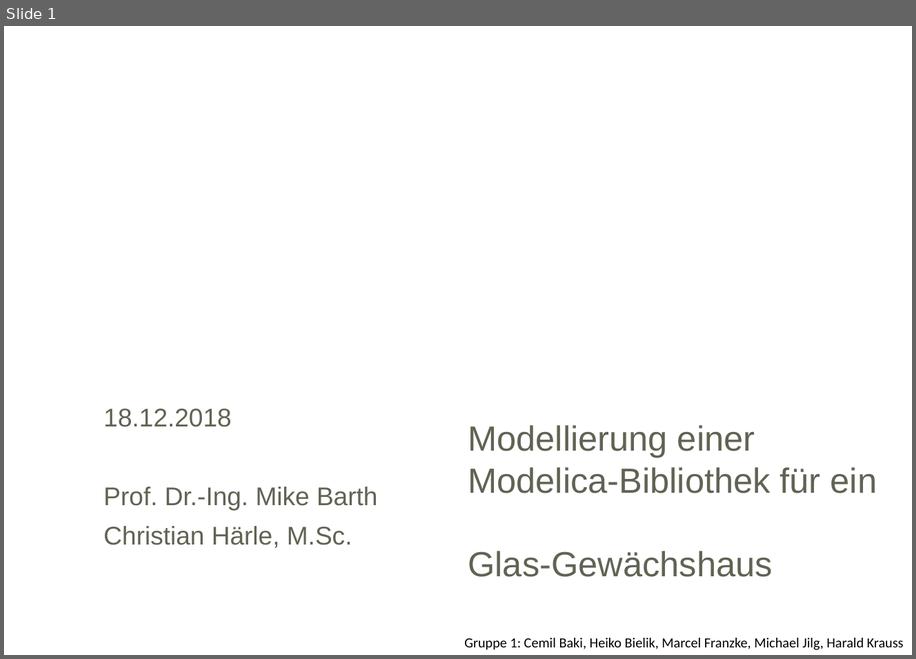
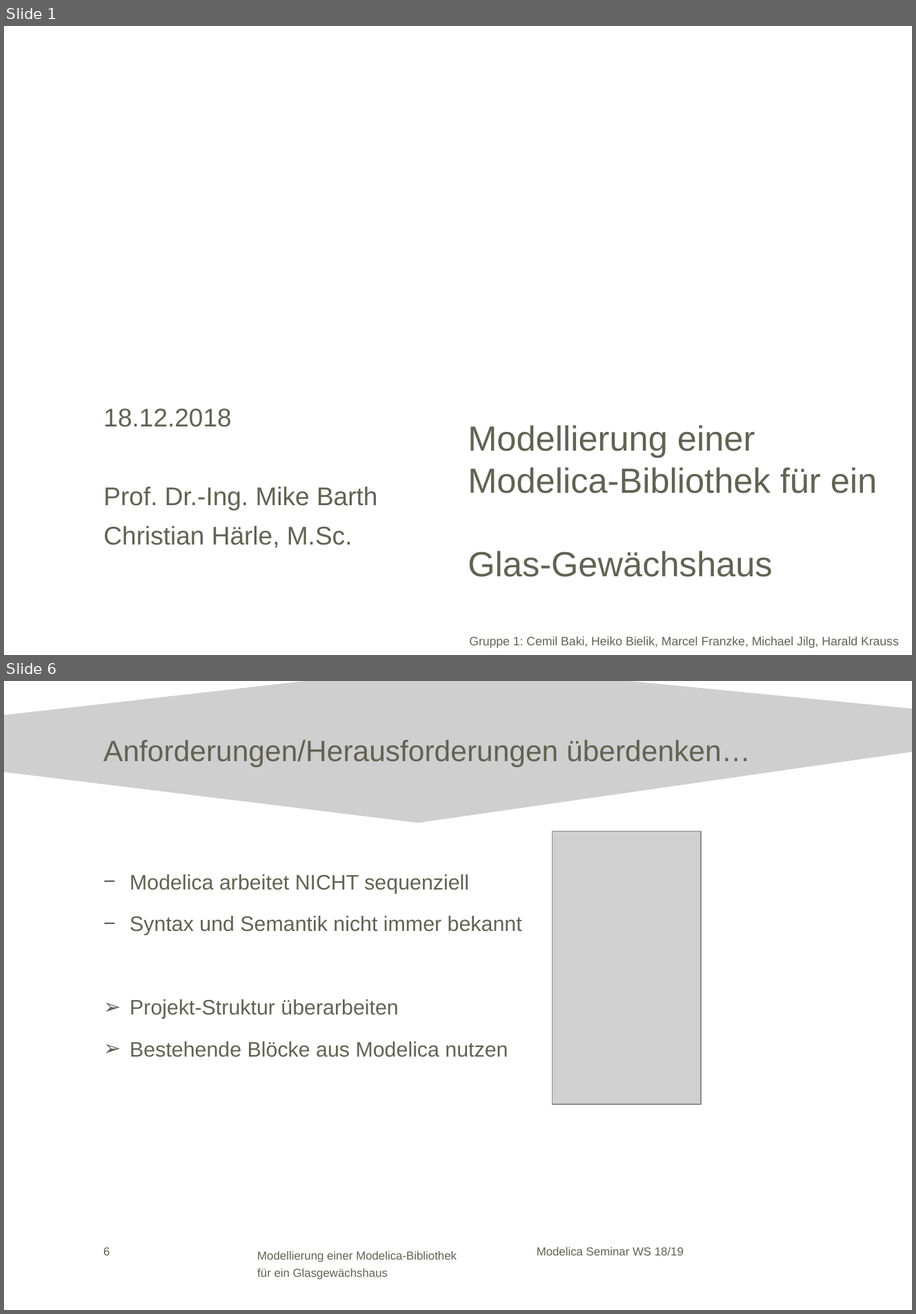
Before and after one commit to HeikoBielik/gewXhouse, a slide deck: Modelica WS 18_19_V3.pptx. Shown one above the other, each under a label of ours: slide 1 before the commit, slides 1 and 6 after it; the slides between them are not shown. The pictures are 916x659 and 916x1314 pixels, drawn with LibreOffice and Linux fonts; fonts in the diff are those of the drawing; grey boxes stand for pictures; background and template pictures are left out. Boxes give left, top, right and bottom in pixels: in the first picture for what was removed or moved away, otherwise in the second. Text is boxed around its words. In the diff, an @@ line names an element or a change of style, - is before the commit and + after.

```diff
--- a/Modelica WS 18_19_V3.pptx
+++ b/Modelica WS 18_19_V3.pptx
@@ slide 6 added at (x1=4, y1=681, x2=912, y2=1310), background #FFFFFF @@
@@ freeform shape added at (x1=4, y1=681, x2=912, y2=822), fill #CFCFCF @@
@@ title added at (x1=103, y1=740, x2=751, y2=767), 25.2 pt, text #626254 @@
+Anforderungen/Herausforderungen überdenken…
@@ picture added at (x1=553, y1=831, x2=701, y2=1105) @@
@@ text added at (x1=130, y1=874, x2=522, y2=1057), 18 pt, text #626254 @@
+− Modelica arbeitet NICHT sequenziell
+− Syntax und Semantik nicht immer bekannt
+➢ Projekt-Struktur überarbeiten
+➢ Bestehende Blöcke aus Modelica nutzen
@@ page number added at (x1=103, y1=1247, x2=110, y2=1255), 10 pt, text #626254 @@
+6
@@ text added at (x1=257, y1=1251, x2=457, y2=1279), 10 pt, text #626254 @@
+Modellierung einer Modelica-Bibliothek für ein Glasgewächshaus
@@ text added at (x1=537, y1=1247, x2=684, y2=1255), 10 pt, text #626254 @@
+Modelica Seminar WS 18/19
@@ slide 1 changed as well @@
@@ text "Gruppe 1: Cemil Baki, Heiko ..." at (x1=469, y1=636, x2=899, y2=648): size 12 to 10.5 pt, font Calibri to Arial, text colour #000000 to #626254 @@
```
Also in this commit, not shown: 1 other slide changed, 5 other slides added, 9 slides removed, 1 other file.
